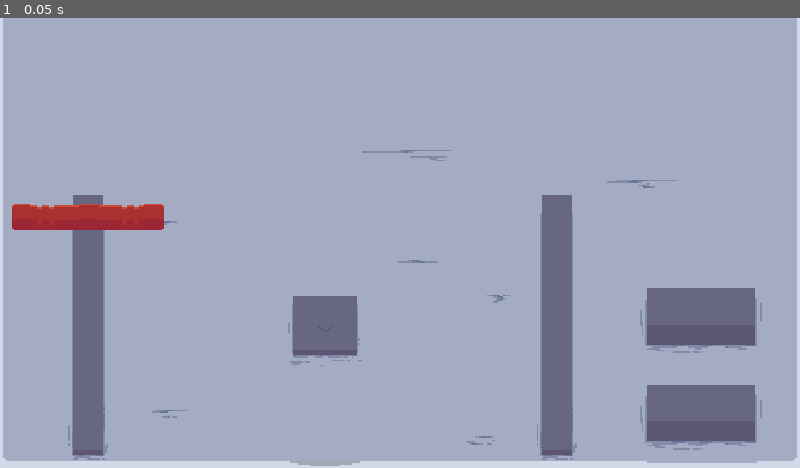
Above: before the commit, frame 1.
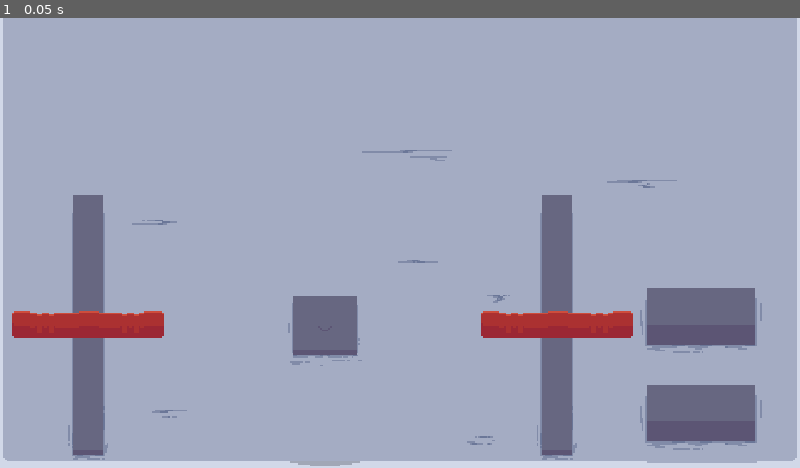
Above: after the commit, the same moment.

Repository: creikey/Podmornica
Game: Godot game, scene res://Main.tscn
Same seed, same stepped clock (60 frames per second), same inputs: the game is played once before the commit and once after it.
Inputs:
- Up to frame 1 (0.05 s): no input

The runs differ from the first frame. In frame 1, 3.2% of the frame differs, in the area x 1-80%, y 41-72%.

Commit message:
Add rightmost lever and fix lever movement bug

Diff:
--- a/src/nodes/gui/GUI.tscn
+++ b/src/nodes/gui/GUI.tscn
@@ -24,4 +24,8 @@
 texture = ExtResource( 2 )
 centered = false
 
-[node name="Slider" parent="." instance=ExtResource( 4 )]
+[node name="LeftSlider" parent="." instance=ExtResource( 4 )]
+position = Vector2( 210.476, 480 )
+
+[node name="RightSlider" parent="." instance=ExtResource( 4 )]
+position = Vector2( 1336.13, 480 )
--- a/src/nodes/gui/Slider.gd
+++ b/src/nodes/gui/Slider.gd
@@ -1,28 +1,32 @@
 tool
 extends Node2D
 
-const snap_tolerance = 100.0
+const snap_tolerance = 50.0
 const move_smoothing = 9.0
 
 export (Vector2) var clickable_area_extents
 export (Vector2) var y_range = Vector2(200.0, 600.0)
 
 var selected: bool = false
-onready var target_y_pos: float = y_range.x
+onready var middle_y_pos = y_range.x + (y_range.y - y_range.x)/2.0
+onready var target_y_pos: float = middle_y_pos
+
+func _ready():
+	if not Engine.editor_hint:
+		global_position.y = target_y_pos
 
 func _process(delta):
 	if Engine.editor_hint:
 		update()
+		return
 
 	if selected:
 		target_y_pos = get_global_mouse_position().y
 		target_y_pos = clamp(target_y_pos, y_range.x, y_range.y)
 
-		var snap_y_pos: float = y_range.x + (y_range.y - y_range.x)/2.0
-		if abs(target_y_pos - snap_y_pos) <= snap_tolerance:
-			target_y_pos = snap_y_pos
-
-		global_position.y = ((target_y_pos - global_position.y) * move_smoothing * delta) + global_position.y
+		if abs(target_y_pos - middle_y_pos) <= snap_tolerance:
+			target_y_pos = middle_y_pos
+	global_position.y = ((target_y_pos - global_position.y) * move_smoothing * delta) + global_position.y
 
 func _input(event):
 	if event.is_action_pressed("g_click"):
--- a/src/nodes/gui/Slider.tscn
+++ b/src/nodes/gui/Slider.tscn
@@ -9,7 +9,7 @@
 __meta__ = {
 "_edit_group_": true
 }
-clickable_area_extents = Vector2( 364, 64 )
+clickable_area_extents = Vector2( 380, 90 )
 y_range = Vector2( 450, 1020 )
 
 [node name="Sprite" type="Sprite" parent="."]
